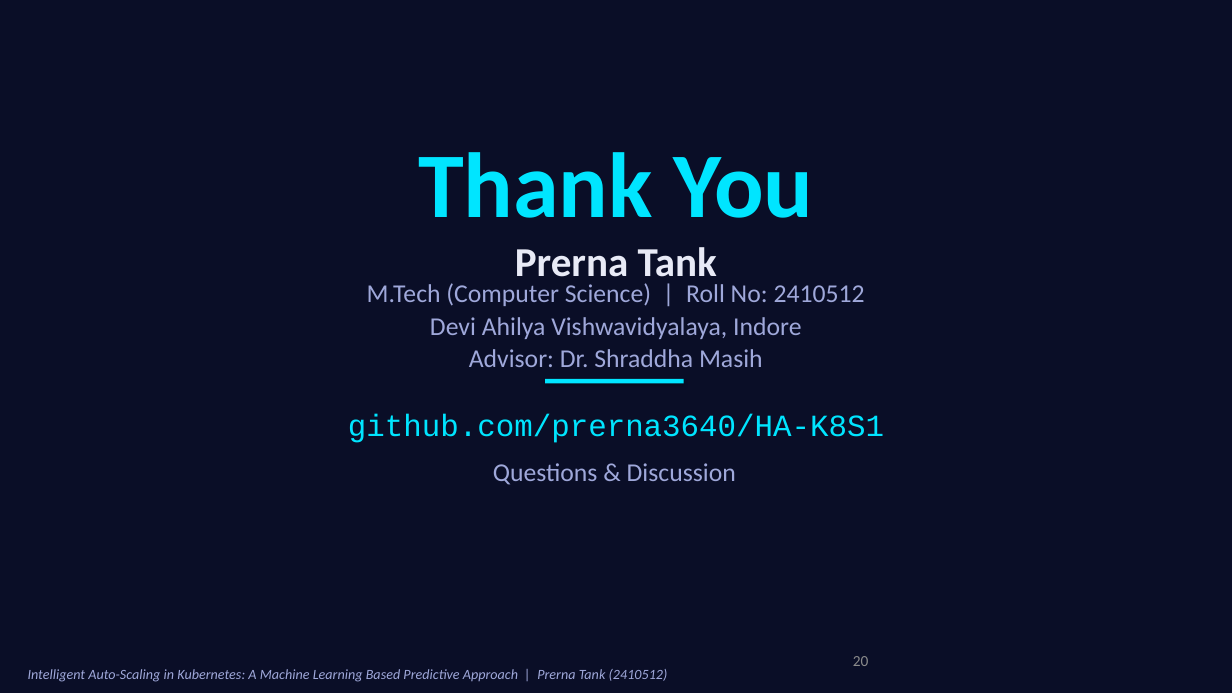
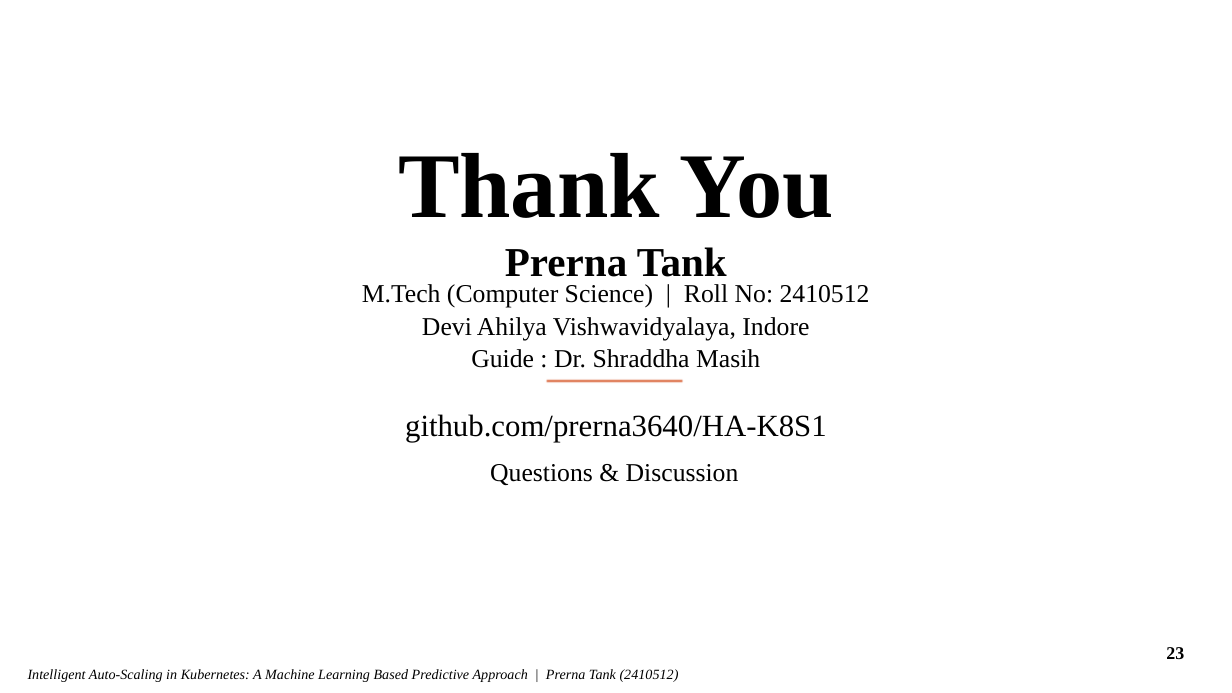
Before and after one commit to prerna3640/HA-K8S1, a slide deck: slide 23 of presentation/Thesis_Presentation_Prerna_Tank.pptx (slide 20 before the commit). Drawn at 1232x693 pixels with LibreOffice and Linux fonts; fonts in the diff are those of the drawing; background and template pictures are left out. Boxes give left, top, right and bottom in pixels: in the first picture for what was removed or moved away, otherwise in the second. Text is boxed around its words. In the diff, an @@ line names an element or a change of style, - is before the commit and + after.

```diff
--- a/presentation/Thesis_Presentation_Prerna_Tank.pptx
+++ b/presentation/Thesis_Presentation_Prerna_Tank.pptx
@@ background #0A0E27 to #FFFFFF @@
@@ text "Thank You" at (x1=398, y1=153, x2=834, y2=218): font Calibri to Times New Roman, text colour #00E5FF to #000000 @@
@@ text "Prerna Tank" at (x1=505, y1=247, x2=727, y2=277): font Calibri to Times New Roman, text colour #E8EAF6 to #000000 @@
@@ text at (x1=471, y1=349, x2=760, y2=368): text changed; font Calibri to Times New Roman; text colour #9FA8DA to #000000 @@
-Advisor: Dr. Shraddha Masih
+Guide : Dr. Shraddha Masih
@@ rectangle at (x1=545, y1=379, x2=684, y2=384): fill #00E5FF to #D34817; shadow off @@
@@ text "github.com/prerna3640/HA-K8S1" at (x1=405, y1=414, x2=827, y2=442): font Courier New to Times New Roman, text colour #00E5FF to #000000 @@
@@ font Calibri to Times New Roman, text colour #9FA8DA to #000000 in 4 elements at (x1=28, y1=669, x2=679, y2=682), (x1=362, y1=284, x2=870, y2=308), (x1=422, y1=317, x2=809, y2=340), (x1=490, y1=464, x2=739, y2=485) @@
@@ page number removed at (x1=853, y1=656, x2=869, y2=666) @@
-20
@@ ellipse added at (x1=1155, y1=632, x2=1196, y2=673), outline #FFFFFF 1 pt @@
@@ page number added at (x1=1166, y1=647, x2=1184, y2=659), 14 pt, text #000000, bold @@
+23
```
Also in this commit, not shown: 17 other slides changed, 5 slides added, 2 slides removed, 60 other files.
